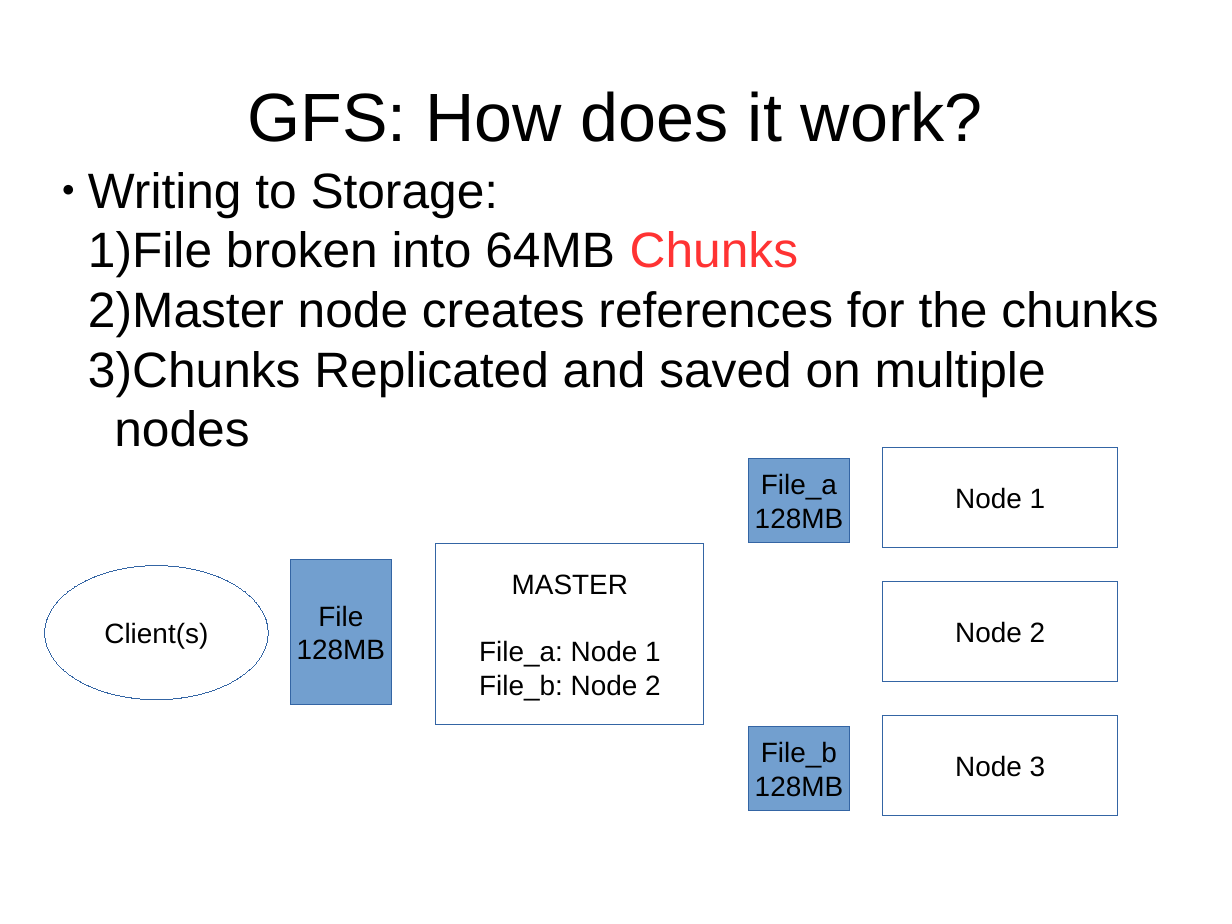
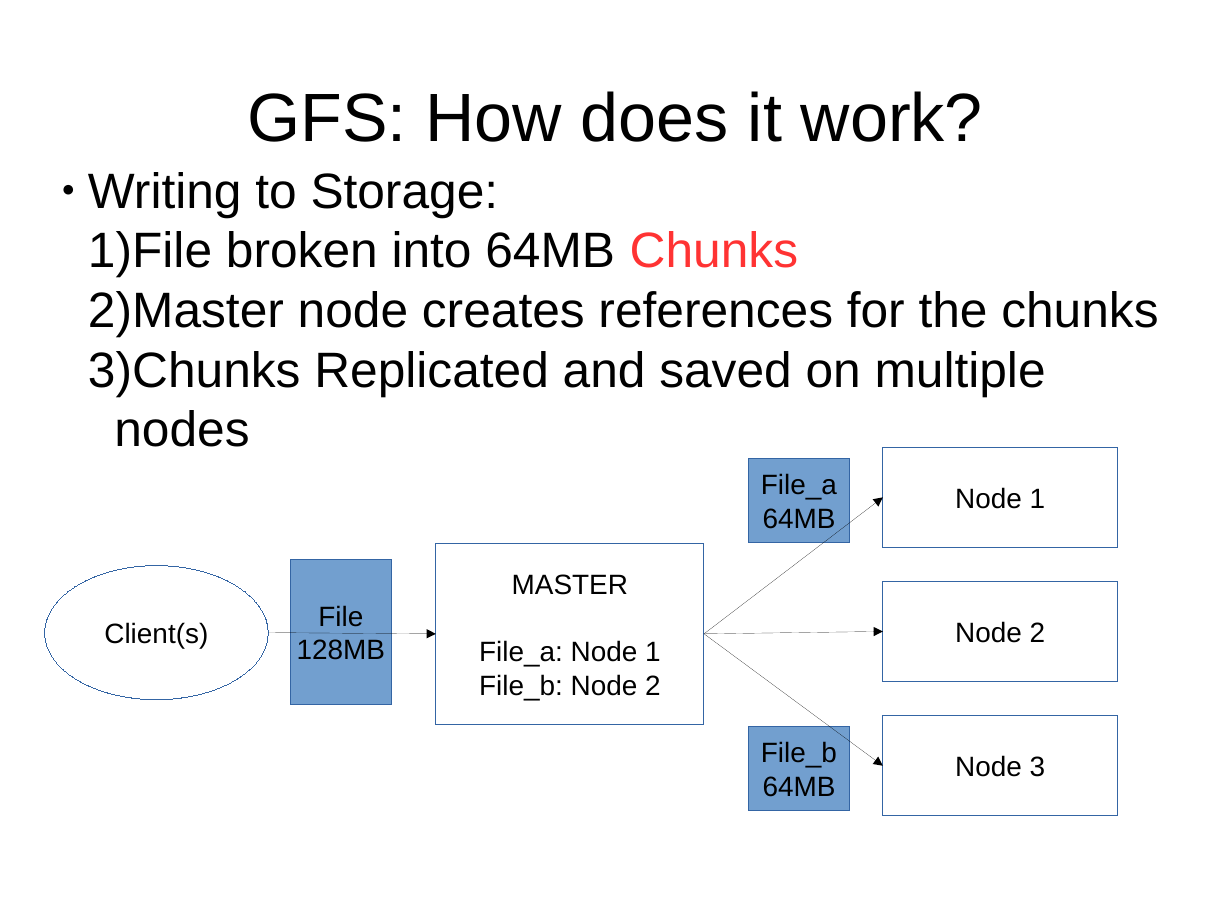
Before and after one commit to twcannon/MSDataSci, a slide deck: slide 6 of CSIS604/projects/assignment_4/assignment_4_ppt.pptx. Drawn at 1232x924 pixels with LibreOffice and Linux fonts; fonts in the diff are those of the drawing. Boxes give left, top, right and bottom in pixels: in the first picture for what was removed or moved away, otherwise in the second. Text is boxed around its words. In the diff, an @@ line names an element or a change of style, - is before the commit and + after.

```diff
--- a/CSIS604/projects/assignment_4/assignment_4_ppt.pptx
+++ b/CSIS604/projects/assignment_4/assignment_4_ppt.pptx
@@ arrow added from (704, 634) to (883, 497), #000000 0.75 pt @@
@@ text in rectangle at box(763, 508, 836, 529): text changed @@
-128MB
+64MB
@@ arrow added from (268, 633) to (436, 634), #000000 0.75 pt @@
@@ arrow added from (704, 634) to (883, 632), #000000 0.75 pt @@
@@ arrow added from (704, 634) to (883, 766), #000000 0.75 pt @@
@@ text in rectangle at box(763, 776, 836, 797): text changed @@
-128MB
+64MB
```
Also in this commit, not shown: 11 other slides changed, 2 slides removed, 6 other files.
